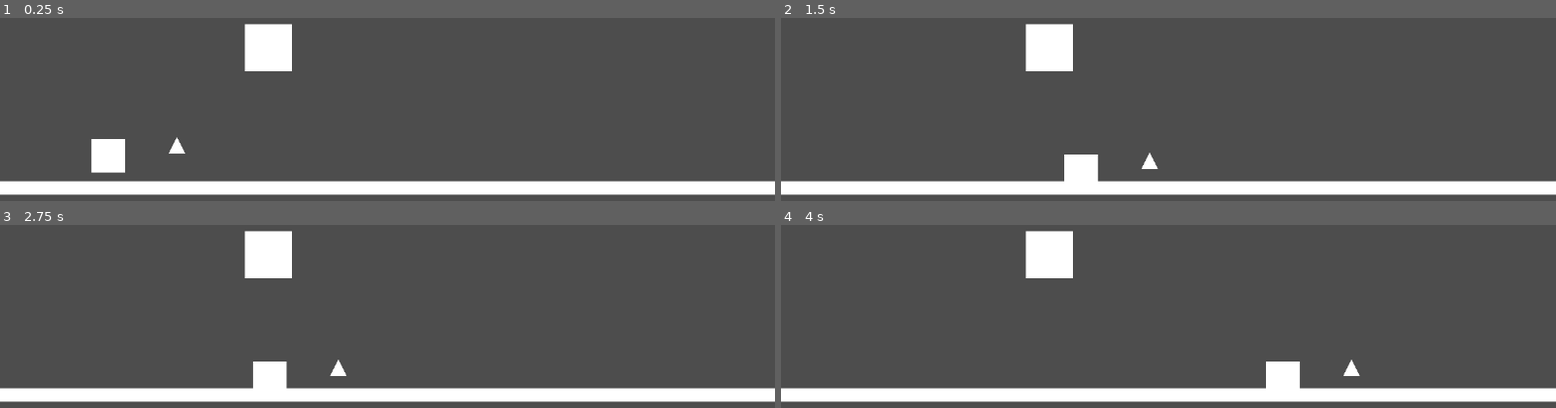
Above: before the commit, frames 1-4 (two rows, left to right).
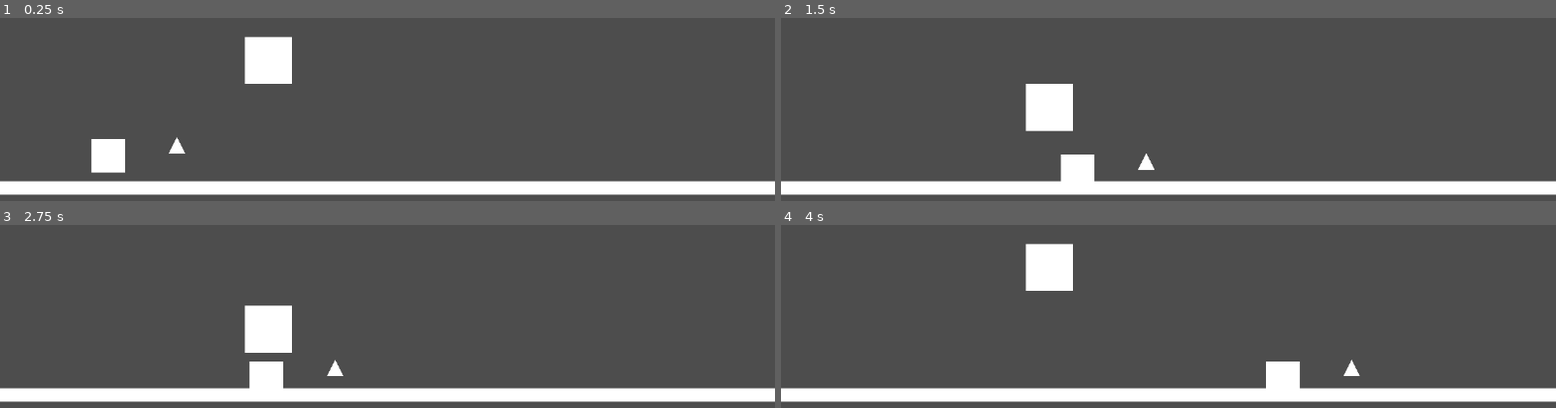
Above: after the commit, the same moments.

Repository: vmaye002-debug/shape-shifter
Game: Godot game, scene res://main.tscn
Two runs of this game, one before a commit and one after it. Both use one fixed random seed, a clock stepped at 60 frames per second and the inputs below.
Inputs (mouse positions are in pixels of both pictures, inside the frame that each line leads up to):
- Up to frame 1 (0.25 s): no input
- Up to frame 2 (1.5 s): tap Enter (ui_accept) at 0.5, 0.77 s; move the mouse to (889, 171) at 0.52 s; hold Right (ui_right) from 0.53 s (still down); click (889, 171) at 0.67 s; move the mouse to (1013, 98) at 1.27 s
- Up to frame 3 (2.75 s): tap Enter (ui_accept) at 1.52 s; move the mouse to (outside the picture) at 2.02 s; release Right (ui_right) at 2.03 s; hold Left (ui_left) from 2.03 s (still down)
- Up to frame 4 (4 s): move the mouse to (1129, 371) at 2.77 s; release Left (ui_left) at 2.78 s; hold Right (ui_right) from 2.78 s (still down); click (1129, 371) at 2.92 s; tap Enter (ui_accept) at 3.02, 3.77 s; move the mouse to (1401, 349) at 3.52 s

The runs differ from the first frame. In frame 1, 0.9% of the frame differs, in the area x 31-38%, y 3-36%; in frame 2, 3.4%, in the area x 31-49%, y 3-90%; in frame 3, 3.4%; in frame 4, 0.9%.

Commit message:
enemy drop and reset

Diff:
--- a/Player.tscn
+++ b/Player.tscn
@@ -24,6 +24,7 @@
 size = Vector3(25, -25, 1)
 
 [node name="Player" type="CharacterBody2D"]
+collision_layer = 3
 script = ExtResource("1_xhfnw")
 
 [node name="Square" type="MeshInstance2D" parent="."]
@@ -38,3 +39,5 @@
 [node name="Triangle" type="MeshInstance2D" parent="."]
 position = Vector2(102, -15)
 mesh = SubResource("PrismMesh_kne1u")
+
+[connection signal="ready" from="." to="." method="_on_ready"]
--- a/enemy_square.gd
+++ b/enemy_square.gd
@@ -4,16 +4,30 @@
 const SPEED = 300.0
 
 @export var areaDetect:Area2D
-var dropping:bool = false
-func _physics_process(delta: float) -> void:
 
 
+var dropping:bool = false
+var returning:bool = false
 
-	move_and_slide()
+func _physics_process(delta: float) -> void:
+	var collision = move_and_collide(velocity * delta)
+	if collision:
+		returning = true
+	if returning:
+		if (position.y > 300):
+			velocity.y = -300
+		else:
+			velocity.y = 0;
+			position.y = 300;
+			returning = false
 
 
 func _on_area_2d_body_entered(body: Node2D) -> void:
-	print("dropping");
 	dropping = true;
-	#velocity.y = 500;
+	velocity.y = 500;
 	pass # Replace with function body.
+
+
+func _on_ready() -> void:
+	position.y = 300;
+	pass # Replace with function body.
--- a/enemy_square.tscn
+++ b/enemy_square.tscn
@@ -22,9 +22,11 @@
 shape = SubResource("RectangleShape2D_qi2p4")
 
 [node name="Area2D" type="Area2D" parent="."]
+collision_mask = 2
 
 [node name="CollisionShape2D" type="CollisionShape2D" parent="Area2D"]
 position = Vector2(0, 70)
 shape = SubResource("RectangleShape2D_iifgy")
 
+[connection signal="ready" from="." to="." method="_on_ready"]
 [connection signal="body_entered" from="Area2D" to="." method="_on_area_2d_body_entered"]
--- a/main.tscn
+++ b/main.tscn
@@ -25,3 +25,4 @@
 
 [node name="Enemy" parent="." instance=ExtResource("2_0xm2m")]
 position = Vector2(399, 281)
+motion_mode = 1
--- a/player.gd
+++ b/player.gd
@@ -23,8 +23,3 @@
 		velocity.x = move_toward(velocity.x, 0, SPEED)
 
 	move_and_slide()
-
-
-
-func _input_event(viewport: Viewport, event: InputEvent, shape_idx: int) -> void:
-	pass
Not shown: 1 places in Player.tscn that only renumber resources
Not shown: 1 places in main.tscn that only renumber resources
